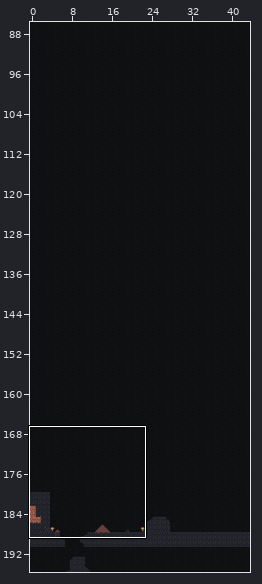
Tiled map, stored at res/maps/a1/mineshaft.tmx. The picture above shows the old version from afar; the outline marks the close-up.
Close-up. The starting point:
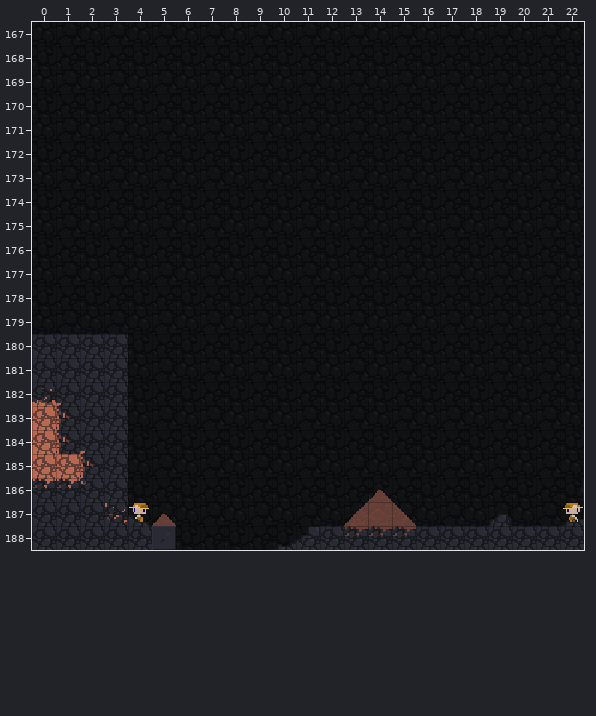
Cells are 16x16 px. Shown: x 0..22, y 167..188. The commit also changed other parts of the map, which this record leaves out.
And afterwards:
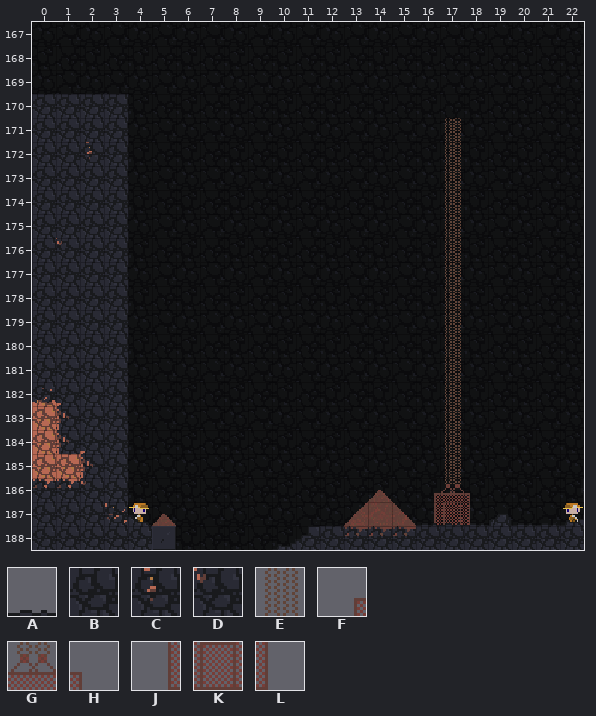
Key: from "tsblue": A 2, B 7, C 38, D 47, E 67, F 71, G 72, H 73, J 76, K 77, L 78.
_ is an empty cell.
What changed:
Changed rows in their new state; . is an unchanged cell.
Layer "midground":
first column x 16:
171 .E.
172 .E.
173 .E.
174 .E.
175 .E.
176 .E.
177 .E.
178 .E.
179 .E.
180 .E.
181 .E.
182 .E.
183 .E.
184 .E.
185 .E.
186 FGH
187 JKL
Layer "forground":
first column x 0:
170 BBBB
171 BBBB
172 BBCB
173 BBBB
174 BBBB
175 BBBB
176 BDBB
177 BBBB
178 BBBB
179 BBBB
first column x 16:
187 AAA.AA
